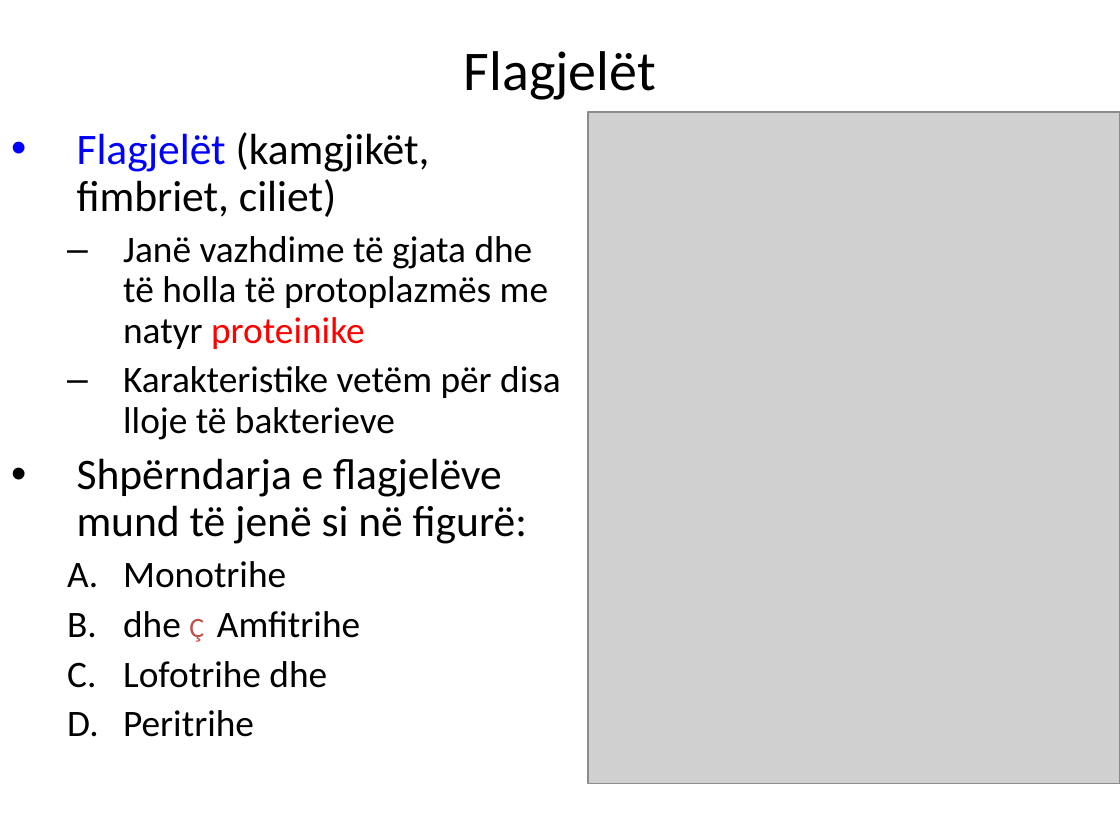
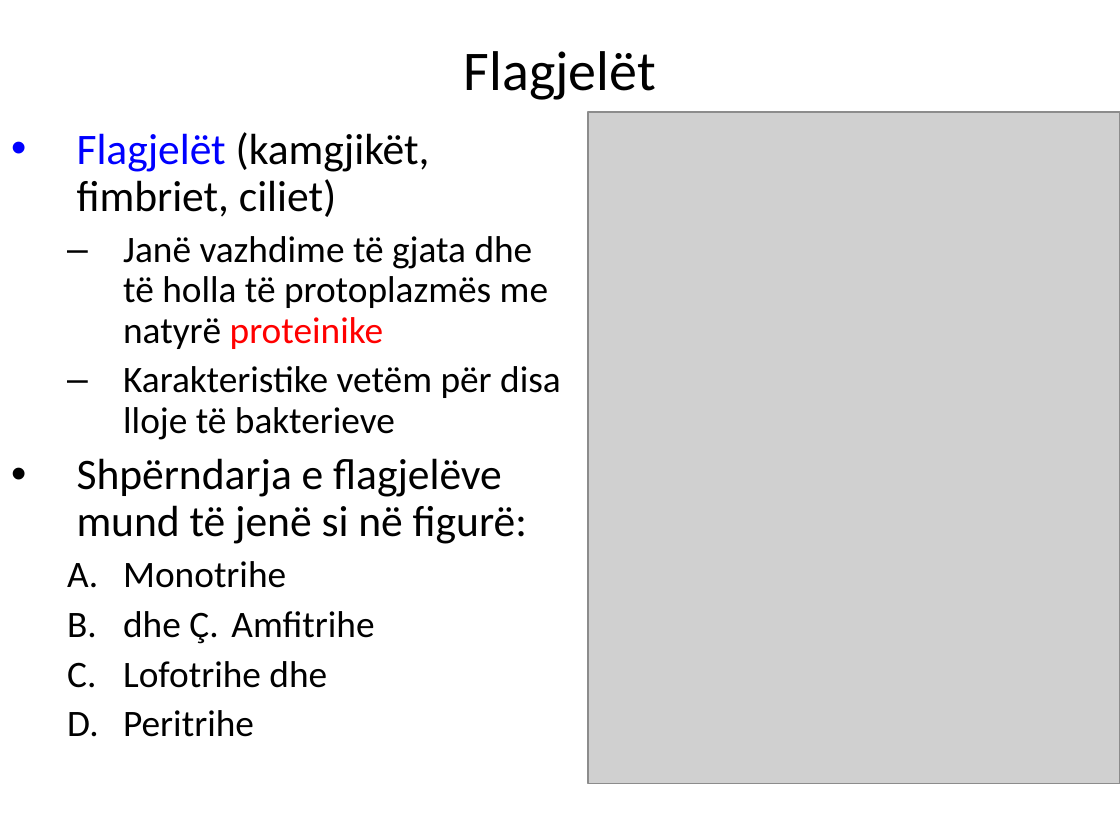
Before and after one commit to biologjia-aplikative/Biologjia-Aplikative, a slide deck: slide 13 of materiale/Klasa 11/2. BAKTERIET.ppt. Drawn at 1120x840 pixels with LibreOffice and Linux fonts; fonts in the diff are those of the drawing; grey boxes stand for pictures. Boxes give left, top, right and bottom in pixels: in the first picture for what was removed or moved away, otherwise in the second. Text is boxed around its words. In the diff, an @@ line names an element or a change of style, - is before the commit and + after.

```diff
--- a/materiale/Klasa 11/2. BAKTERIET.ppt
+++ b/materiale/Klasa 11/2. BAKTERIET.ppt
@@ text at [123,236,548,349]: text changed @@
-  – Janë vazhdime të gjata dhe të holla të protoplazmës me natyr proteinike
+  – Janë vazhdime të gjata dhe të holla të protoplazmës me natyrë proteinike
@@ text at [123,611,374,644]: text changed @@
-  B. dhe Ç Amfitrihe
+  B. dhe Ç. Amfitrihe
```
Also in this commit, not shown: 20 other slides changed, 16 other files.
